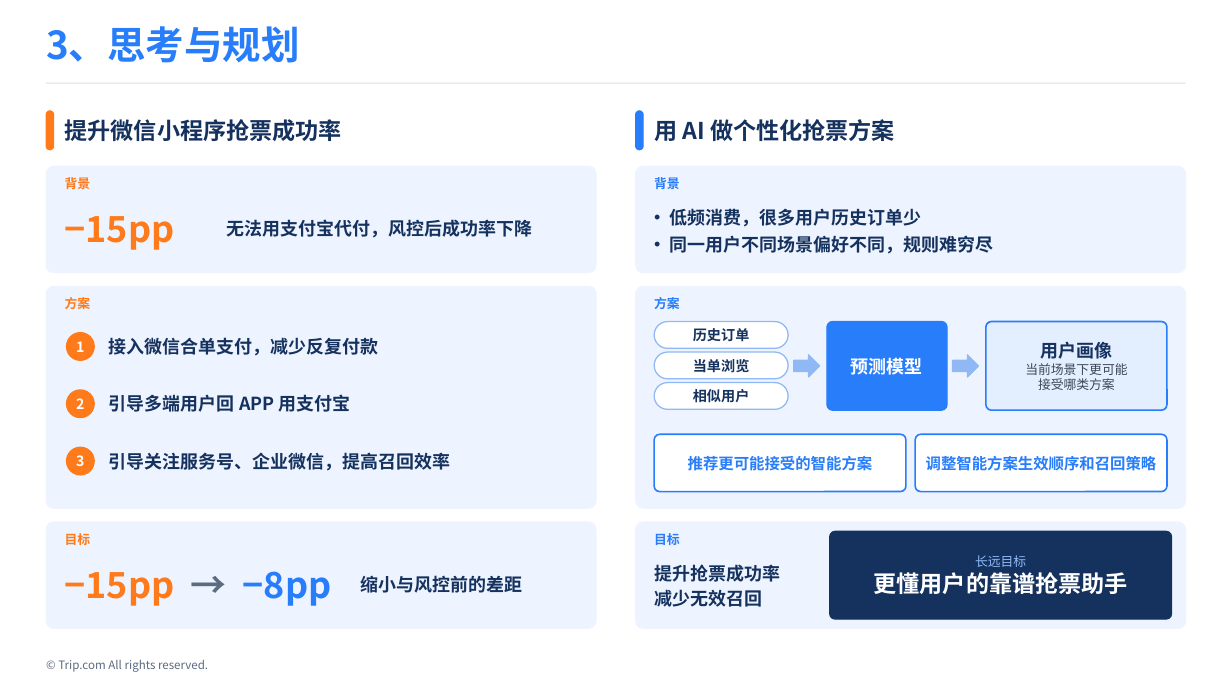
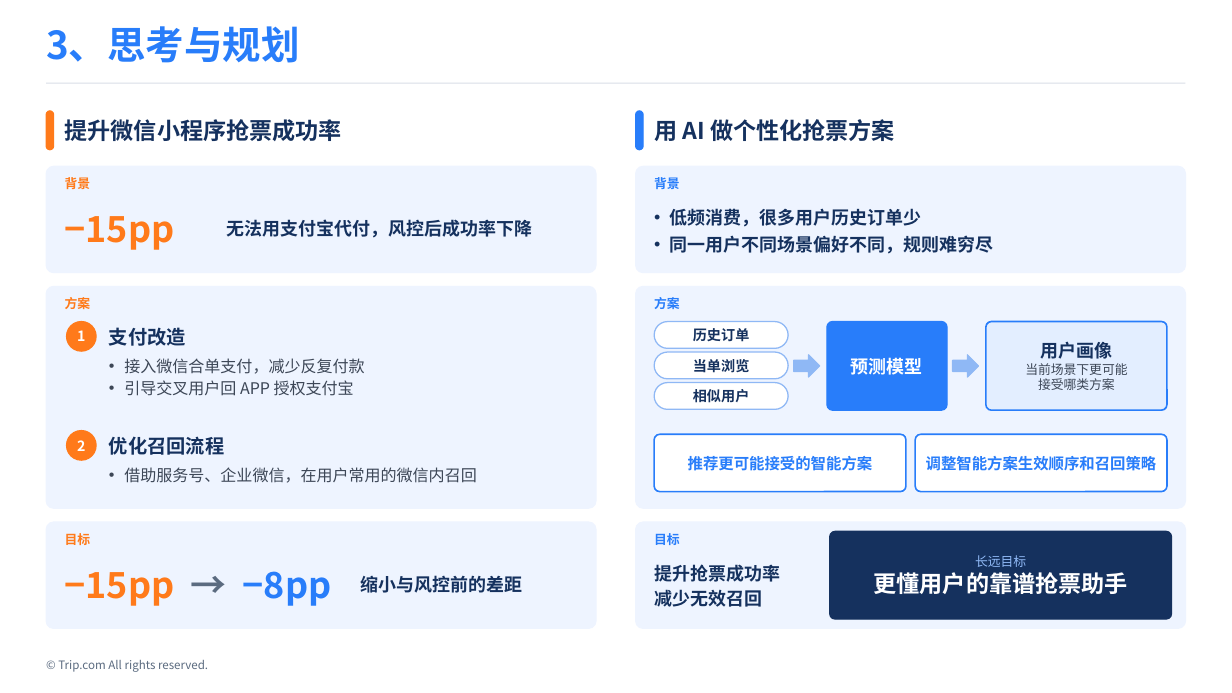
Before and after one commit to Wennie006/AI-myself, a slide deck: slide 11 of 留用答辩_v4.pptx. Drawn at 1232x693 pixels with LibreOffice and Linux fonts; fonts in the diff are those of the drawing. Boxes give left, top, right and bottom in pixels: in the first picture for what was removed or moved away, otherwise in the second. Text is boxed around its words. In the diff, an @@ line names an element or a change of style, - is before the commit and + after.

```diff
--- a/留用答辩_v4.pptx
+++ b/留用答辩_v4.pptx
@@ text "1": place and size @@
-text "1" at bbox=[76, 341, 84, 352]
+text "1" at bbox=[77, 330, 85, 341]
@@ ellipse: place and size @@
-ellipse at bbox=[67, 333, 94, 360]
+ellipse at bbox=[67, 322, 96, 351]
@@ text added at bbox=[109, 327, 186, 346], 15 pt, text #15315E, bold @@
+支付改造
@@ text "接入微信合单支付，减少反复付款": place and size @@
-text "接入微信合单支付，减少反复付款" at bbox=[109, 337, 379, 356]
+text "接入微信合单支付，减少反复付款" at bbox=[124, 358, 364, 396]
@@ text "接入微信合单支付，减少反复付款" at bbox=[124, 358, 364, 396]: vertical alignment middle to top @@
@@ text at bbox=[124, 358, 364, 374]: size 14 to 12.5 pt, text colour #15315E to #3D4757, bold off in "接入微信合单支付，减少反复付款"; bullet none to •; more space between paragraphs @@
@@ text at bbox=[124, 380, 354, 396]: paragraph added @@
+• 引导交叉用户回 APP 授权支付宝
@@ ellipse removed at bbox=[67, 390, 94, 418] @@
@@ text removed at bbox=[109, 394, 351, 412] @@
-引导多端用户回 APP 用支付宝
@@ text "2": place and size @@
-text "2" at bbox=[76, 398, 84, 409]
+text "2" at bbox=[77, 440, 85, 451]
@@ ellipse: place and size @@
-ellipse at bbox=[67, 447, 94, 475]
+ellipse at bbox=[67, 431, 96, 460]
@@ text added at bbox=[109, 436, 224, 455], 15 pt, text #15315E, bold @@
+优化召回流程
@@ text removed at bbox=[76, 455, 84, 466] @@
-3
@@ text "借助服务号、企业微信，在用户常用的微信内召回" at bbox=[124, 467, 476, 483]: vertical alignment middle to top @@
@@ text at bbox=[124, 467, 476, 483]: text changed; size 14 to 12.5 pt; text colour #15315E to #3D4757; bold off @@
-引导关注服务号、企业微信，提高召回效率
+• 借助服务号、企业微信，在用户常用的微信内召回
```
